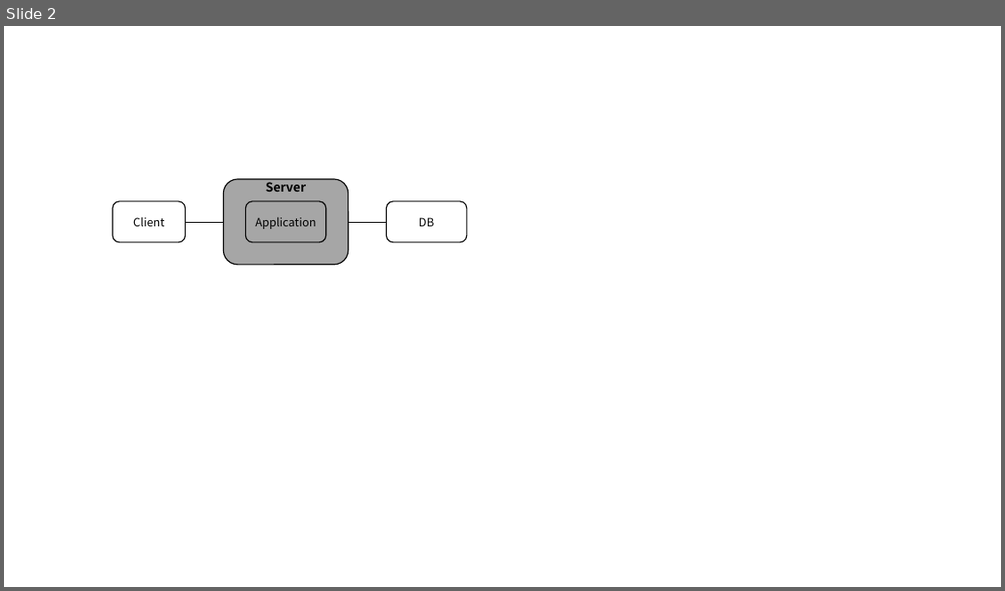
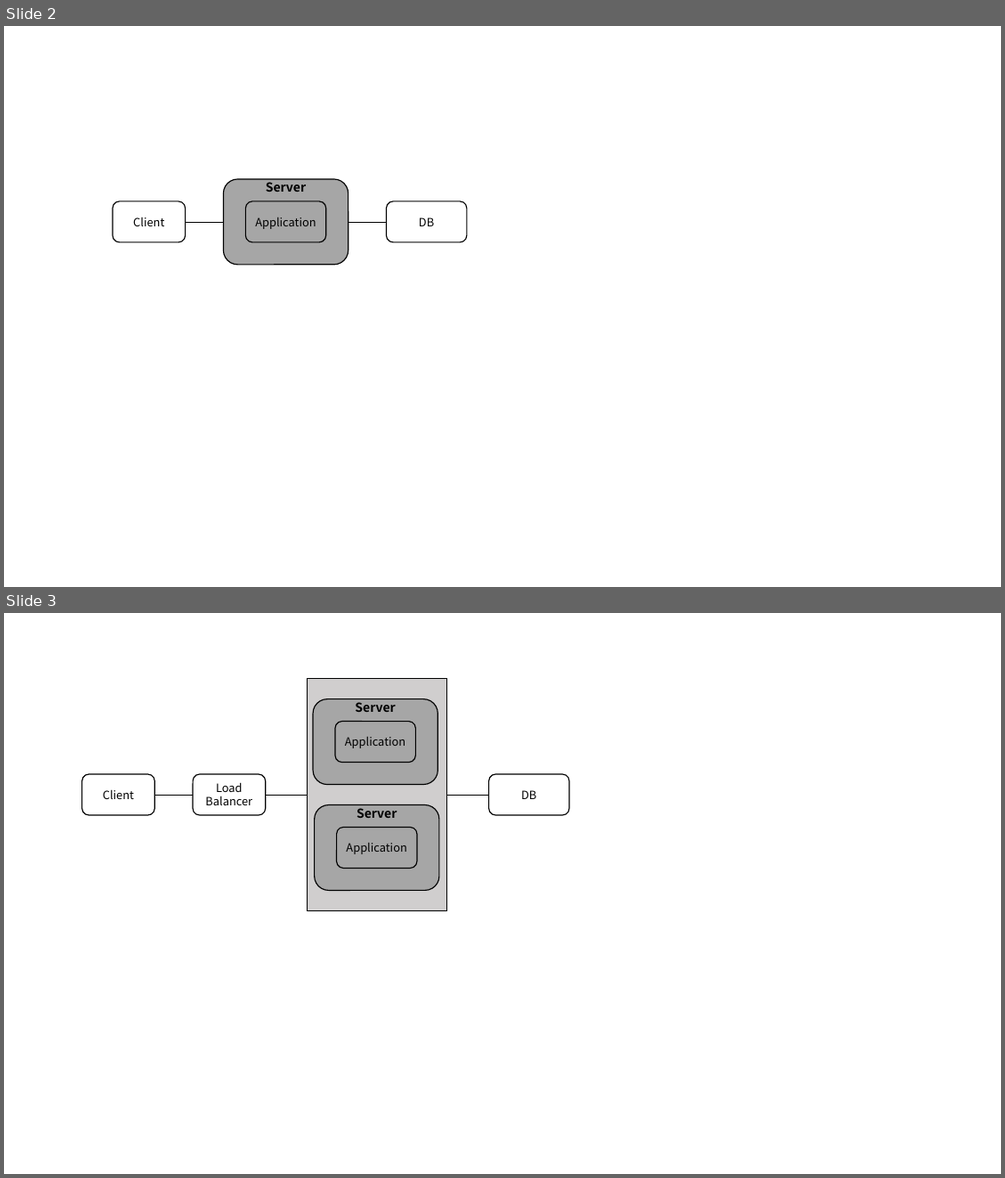
Before and after one commit to Oraindrop/oraindrop.github.io, a slide deck: assets/ppt/ServerSetting.pptx. Shown one above the other, each under a label of ours: slide 2 before the commit, slides 2 and 3 after it. The pictures are 1005x591 and 1005x1178 pixels, drawn with LibreOffice and Linux fonts; fonts in the diff are those of the drawing. Boxes give left, top, right and bottom in pixels: in the first picture for what was removed or moved away, otherwise in the second. Text is boxed around its words. In the diff, an @@ line names an element or a change of style, - is before the commit and + after.

```diff
--- a/assets/ppt/ServerSetting.pptx
+++ b/assets/ppt/ServerSetting.pptx
@@ slide 3 added at box(4, 613, 1001, 1174), background #FFFFFF @@
@@ group added at box(81, 679, 569, 910): 7 rounded rectangles, 3 lines, 1 rectangle @@
+Server
+Application
+Load Balancer
+DB
+Client
+Server
+Application
```
Also in this commit, not shown: 1 other slide added, 2 other files.
